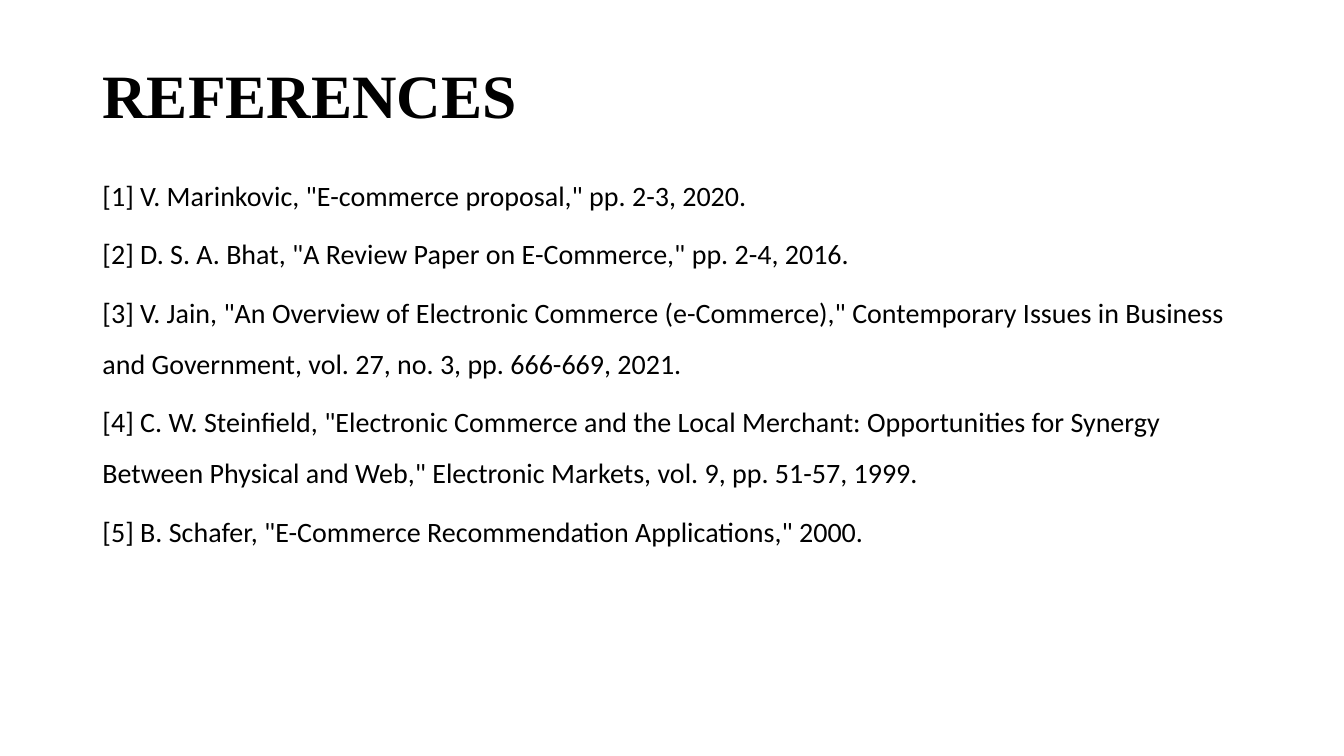
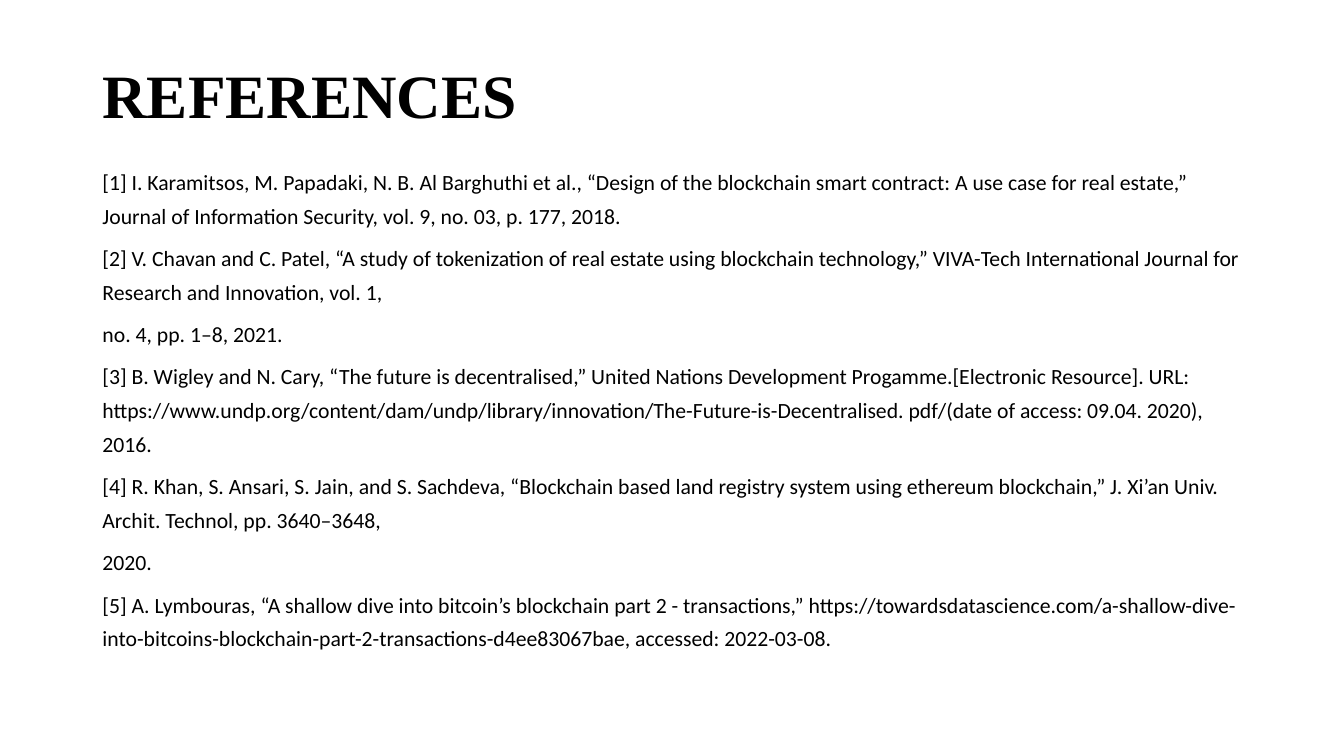
Before and after one commit to sujanW0W/MajorProject, a slide deck: slide 18 of Blockchain.pptx (slide 15 before the commit). Drawn at 1344x756 pixels with LibreOffice and Linux fonts; fonts in the diff are those of the drawing. Boxes give left, top, right and bottom in pixels: in the first picture for what was removed or moved away, otherwise in the second. Text is boxed around its words. In the diff, an @@ line names an element or a change of style, - is before the commit and + after.

Commit message:
Modified contents

```diff
--- a/Blockchain.pptx
+++ b/Blockchain.pptx
@@ text at (x1=102, y1=174, x2=1238, y2=650): text changed; size 20 to 15.5 pt @@
-[1] V. Marinkovic, "E-commerce proposal," pp. 2-3, 2020.
-[2] D. S. A. Bhat, "A Review Paper on E-Commerce," pp. 2-4, 2016.
-[3] V. Jain, "An Overview of Electronic Commerce (e-Commerce)," Contemporary Issues in Business and Government, vol. 27, no. 3, pp. 666-669, 2021.
-[4] C. W. Steinfield, "Electronic Commerce and the Local Merchant: Opportunities for Synergy Between Physical and Web," Electronic Markets, vol. 9, pp. 51-57, 1999.
-[5] B. Schafer, "E-Commerce Recommendation Applications," 2000.
+[1] I. Karamitsos, M. Papadaki, N. B. Al Barghuthi et al., “Design of the blockchain smart contract: A use case for real estate,” Journal of Information Security, vol. 9, no. 03, p. 177, 2018.
+[2] V. Chavan and C. Patel, “A study of tokenization of real estate using blockchain technology,” VIVA-Tech International Journal for Research and Innovation, vol. 1,
+no. 4, pp. 1–8, 2021.
+[3] B. Wigley and N. Cary, “The future is decentralised,” United Nations Development Progamme.[Electronic Resource]. URL: https://www.undp.org/content/dam/undp/library/innovation/The-Future-is-Decentralised. pdf/(date of access: 09.04. 2020), 2016.
+[4] R. Khan, S. Ansari, S. Jain, and S. Sachdeva, “Blockchain based land registry system using ethereum blockchain,” J. Xi’an Univ. Archit. Technol, pp. 3640–3648,
+2020.
+[5] A. Lymbouras, “A shallow dive into bitcoin’s blockchain part 2 - transactions,” https://towardsdatascience.com/a-shallow-dive-into-bitcoins-blockchain-part-2-transactions-d4ee83067bae, accessed: 2022-03-08.
```
Also in this commit, not shown: 9 other slides changed, 4 slides added, 1 slide removed, 5 other files.
